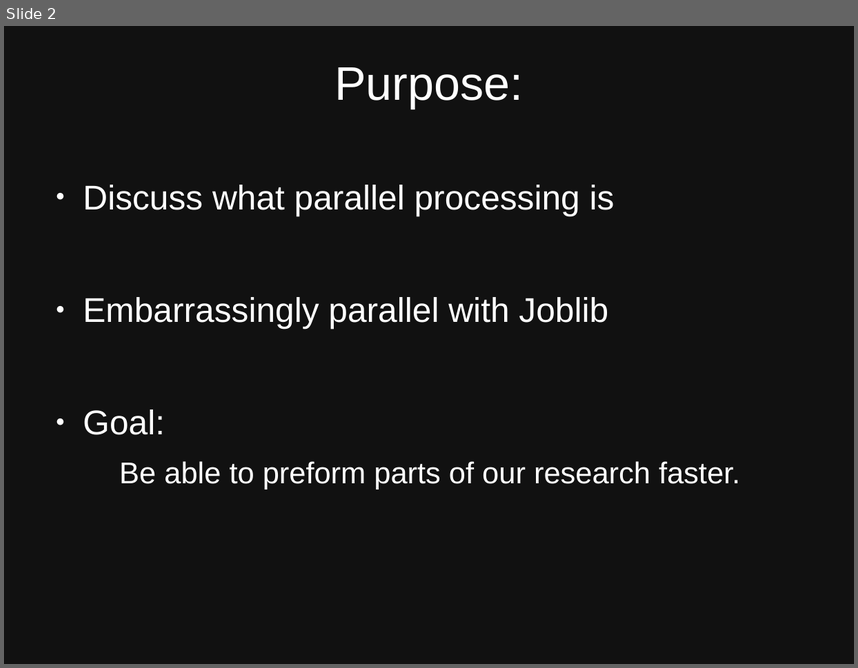
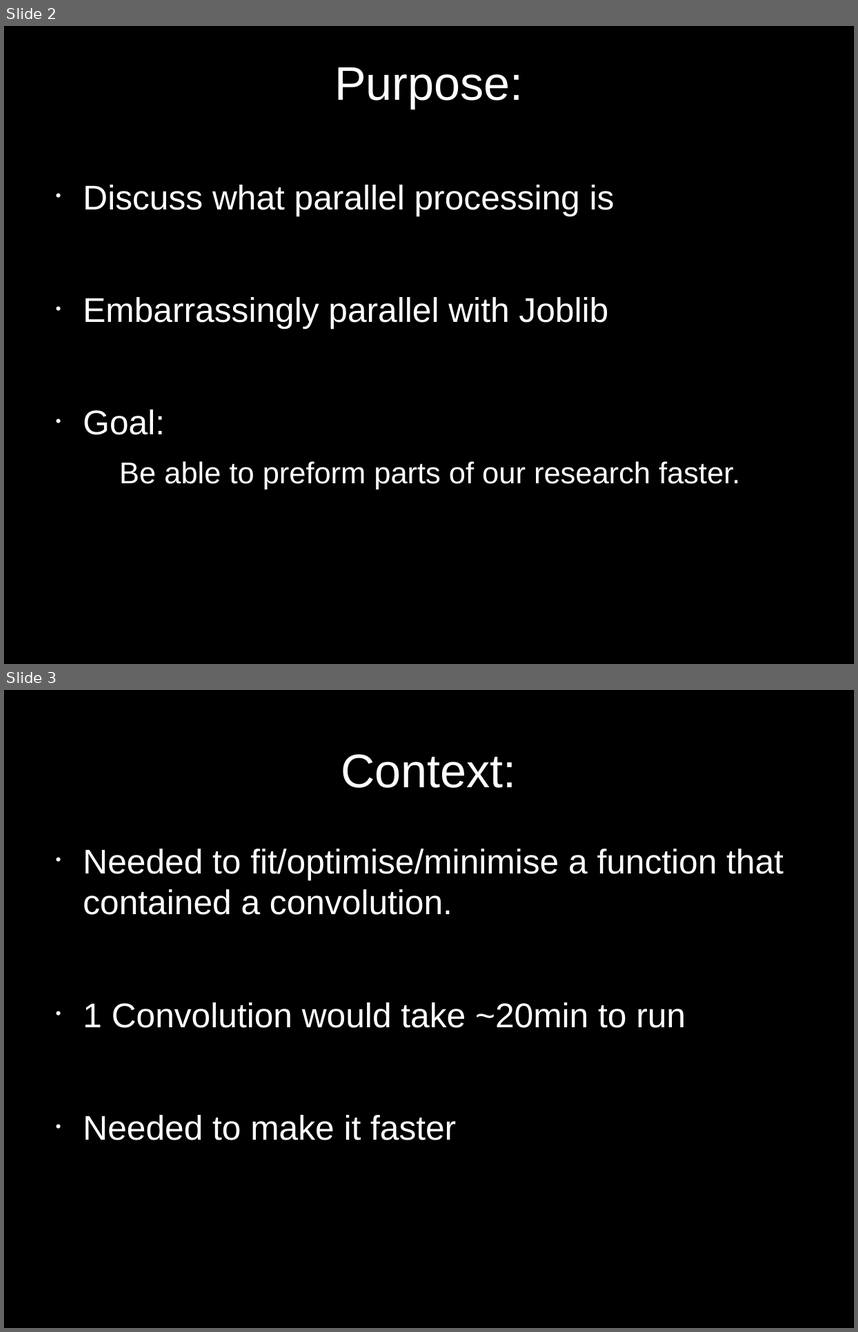
Before and after one commit to jason-neal/PC_Joblib_parrallelization, a slide deck: Embarisingly Parallel.odp. Shown one above the other, each under a label of ours: slide 2 before the commit, slides 2 and 3 after it. The pictures are 858x668 and 858x1332 pixels, drawn with LibreOffice and Linux fonts; fonts in the diff are those of the drawing. Boxes give left, top, right and bottom in pixels: in the first picture for what was removed or moved away, otherwise in the second. Text is boxed around its words. In the diff, an @@ line names an element or a change of style, - is before the commit and + after.

```diff
--- a/Embarisingly Parallel.odp
+++ b/Embarisingly Parallel.odp
@@ slide 3 added at [4,690,854,1328], background #000000 @@
@@ title added at [341,754,517,788], 44 pt, text #FFFFFF @@
+Context:
@@ text added at [83,849,784,1141], 32 pt, text #FFFFFF @@
+• Needed to fit/optimise/minimise a function that contained a convolution.
+• 1 Convolution would take ~20min to run
+• Needed to make it faster
@@ slide 2 changed as well @@
@@ background #111111 to #000000 @@
@@ text at [83,185,615,435]: bullet ● to • @@
```
Also in this commit, not shown: 3 other slides changed, 11 other slides added, 4 slides removed, 4 other files.
